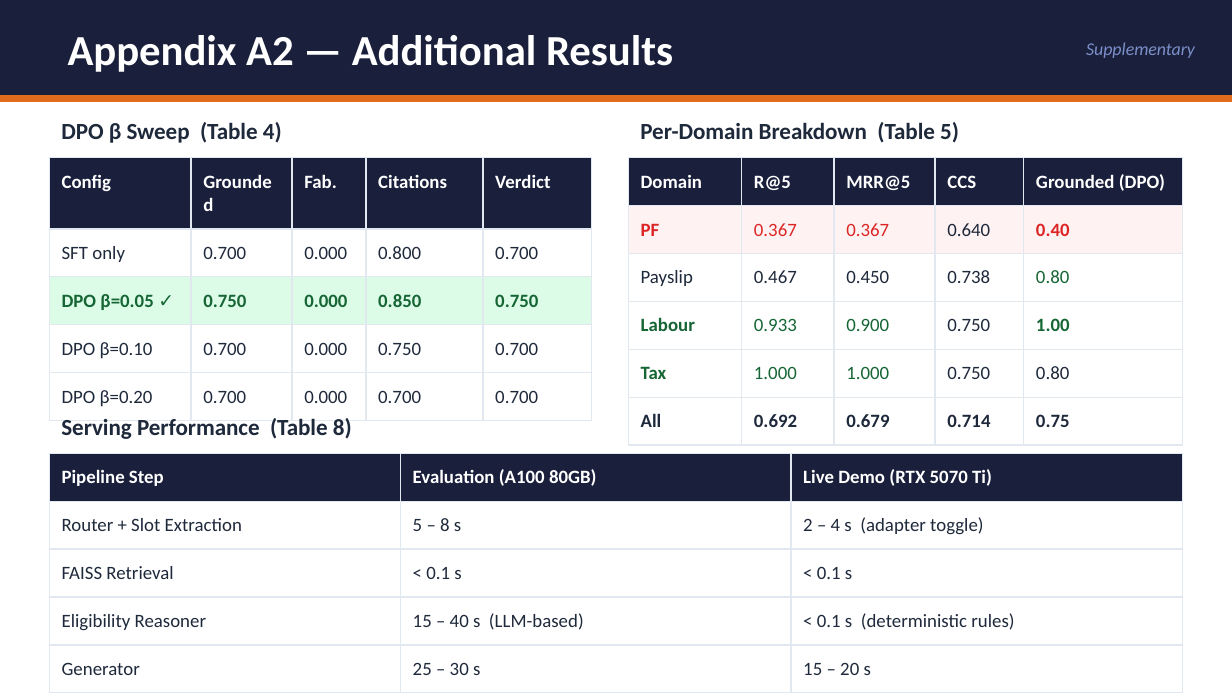
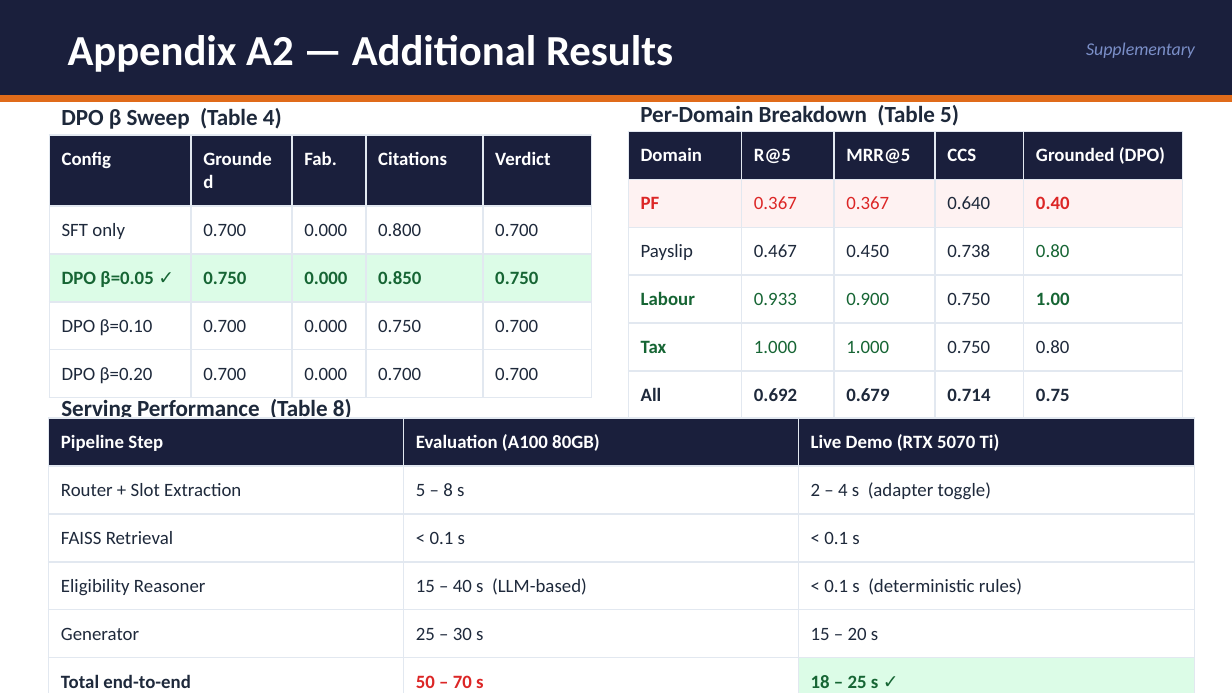
Before and after one commit to aarsh-adhvaryu/shramiksaathi, a slide deck: slide 12 of ShramikSaathi_Presentation.pptx. Drawn at 1232x693 pixels with LibreOffice and Linux fonts; fonts in the diff are those of the drawing. Boxes give left, top, right and bottom in pixels: in the first picture for what was removed or moved away, otherwise in the second. Text is boxed around its words. In the diff, an @@ line names an element or a change of style, - is before the commit and + after.

```diff
--- a/ShramikSaathi_Presentation.pptx
+++ b/ShramikSaathi_Presentation.pptx
@@ text "DPO β Sweep (Table 4)" moved from (x1=61, y1=122, x2=282, y2=143) to (x1=61, y1=108, x2=282, y2=129) @@
@@ text "Per-Domain Breakdown (Table 5)" moved from (x1=640, y1=122, x2=959, y2=143) to (x1=640, y1=105, x2=959, y2=126) @@
@@ table resized from (x1=49, y1=158, x2=591, y2=411) to (x1=49, y1=134, x2=591, y2=393) @@
@@ table moved from (x1=628, y1=158, x2=1183, y2=441) to (x1=628, y1=132, x2=1183, y2=415) @@
@@ text "Serving Performance (Table 8)" moved from (x1=61, y1=418, x2=352, y2=439) to (x1=61, y1=399, x2=352, y2=422) @@
@@ table resized from (x1=49, y1=453, x2=1183, y2=679) to (x1=48, y1=418, x2=1193, y2=693) @@
```
Also in this commit, not shown: 3 other slides changed.
